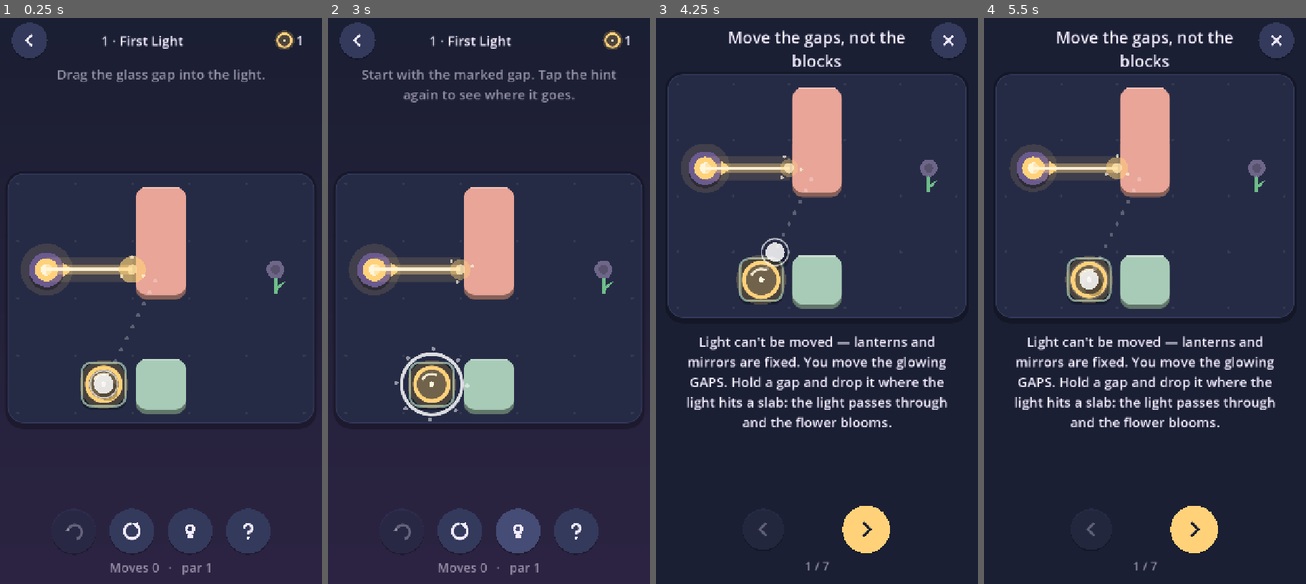
Above: before the commit, frames 1-4 (left to right).
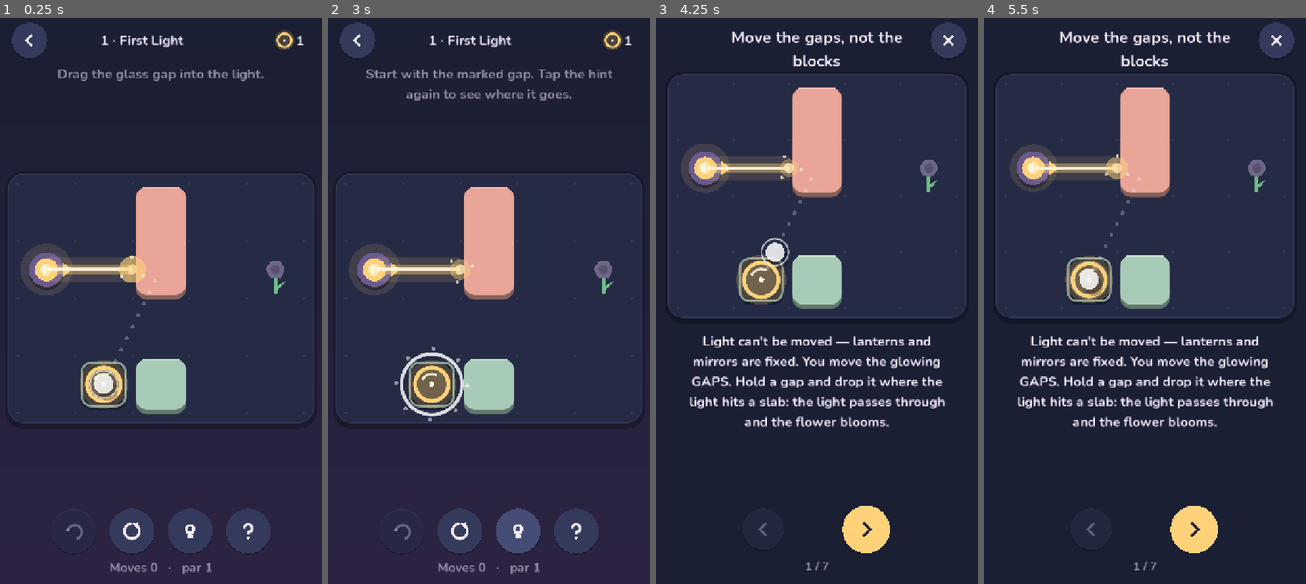
Above: after the commit, the same moments.

Repository: eyazan/gaploom
Game: Godot game, scene res://scenes/main.tscn
The game is run twice, just before and just after one commit, with the same random seed, the same clock (stepped at 60 frames per second) and the same inputs.
Inputs (mouse positions are in pixels of both pictures, inside the frame that each line leads up to):
- Up to frame 1 (0.25 s): no input
- Up to frame 2 (3 s): click (460, 533) at 0.5 s; click (460, 533) at 1.25 s; click (460, 533) at 2 s; click (517, 533) at 2.75 s
- Up to frame 3 (4.25 s): click (903, 533) at 3.52 s
- Up to frame 4 (5.5 s): click (1193, 527) at 4.27 s; click (1090, 527) at 5.02 s

The runs differ from the first frame. In frame 1, 0.9% of the frame differs, in the area x 18-95%, y 3-99%; in frame 2, 1.5%; in frame 3, 4.6%, in the area x 9-91%, y 2-98%; in frame 4, 4.6%.

Commit message:
Brand font (Nunito, OFL), privacy policy and tester feedback pages
Co-Authored-By: Claude Opus 5.5 <noreply@anthropic.com>
Claude-Session: https://claude.ai/code/session_01NxD2Dwe1pnPVTWUGQXub8J

Diff:
--- /dev/null
+++ b/src/presentation/fonts.gd
@@ -0,0 +1,29 @@
+class_name Fonts
+extends RefCounted
+## Brand typography: Nunito (SIL Open Font License 1.1, assets/fonts/OFL-Nunito.txt).
+## Latin-ext files are attached as fallbacks so Turkish letters (ş ğ ı İ) render.
+
+static var ui: Font
+static var title: Font
+
+
+static func _load(weight: int) -> FontFile:
+	var main: FontFile = load("res://assets/fonts/nunito-latin-%d-normal.woff2" % weight)
+	var ext: FontFile = load("res://assets/fonts/nunito-latin-ext-%d-normal.woff2" % weight)
+	if main == null:
+		return null
+	if ext != null:
+		main.fallbacks = [ext]
+	return main
+
+
+## Installs the brand fonts as the project-wide fallback font. Returns false if missing.
+static func install() -> bool:
+	var f := _load(700)
+	if f == null:
+		return false
+	ui = f
+	var t := _load(800)
+	title = t if t != null else f
+	ThemeDB.fallback_font = ui
+	return true
--- a/src/ui/main.gd
+++ b/src/ui/main.gd
@@ -76,11 +76,13 @@
 func _build_theme() -> void:
 	theme_res = Theme.new()
 	theme_res.default_font_size = 30
-	var base_font := ThemeDB.fallback_font
+	Fonts.install()
+	theme_res.default_font = Fonts.ui if Fonts.ui != null else ThemeDB.fallback_font
+	var base_font: Font = Fonts.title if Fonts.title != null else ThemeDB.fallback_font
 	title_font = FontVariation.new()
 	title_font.base_font = base_font
 	title_font.spacing_glyph = 10
-	title_font.variation_embolden = 0.9
+	title_font.variation_embolden = 0.0 if Fonts.title != null else 0.9
 	theme_res.set_color("font_color", "Label", Palette.TEXT)
 	for state in ["normal", "hover", "pressed", "disabled", "focus"]:
 		var sb := StyleBoxFlat.new()
Not shown, added: assets/fonts/OFL-Nunito.txt
Binary file added: assets/fonts/nunito-latin-700-normal.woff2
Not shown, added: assets/fonts/nunito-latin-700-normal.woff2.import
Binary file added: assets/fonts/nunito-latin-800-normal.woff2
Not shown, added: assets/fonts/nunito-latin-800-normal.woff2.import
Binary file added: assets/fonts/nunito-latin-ext-700-normal.woff2
Not shown, added: assets/fonts/nunito-latin-ext-700-normal.woff2.import
Binary file added: assets/fonts/nunito-latin-ext-800-normal.woff2
Not shown, added: assets/fonts/nunito-latin-ext-800-normal.woff2.import
Binary file changed: reports/screenshots/daily_start.png
Not shown, added: reports/screenshots/daily_start.png.import
Binary file changed: reports/screenshots/title_daily.png
(and 4 more such lines)
